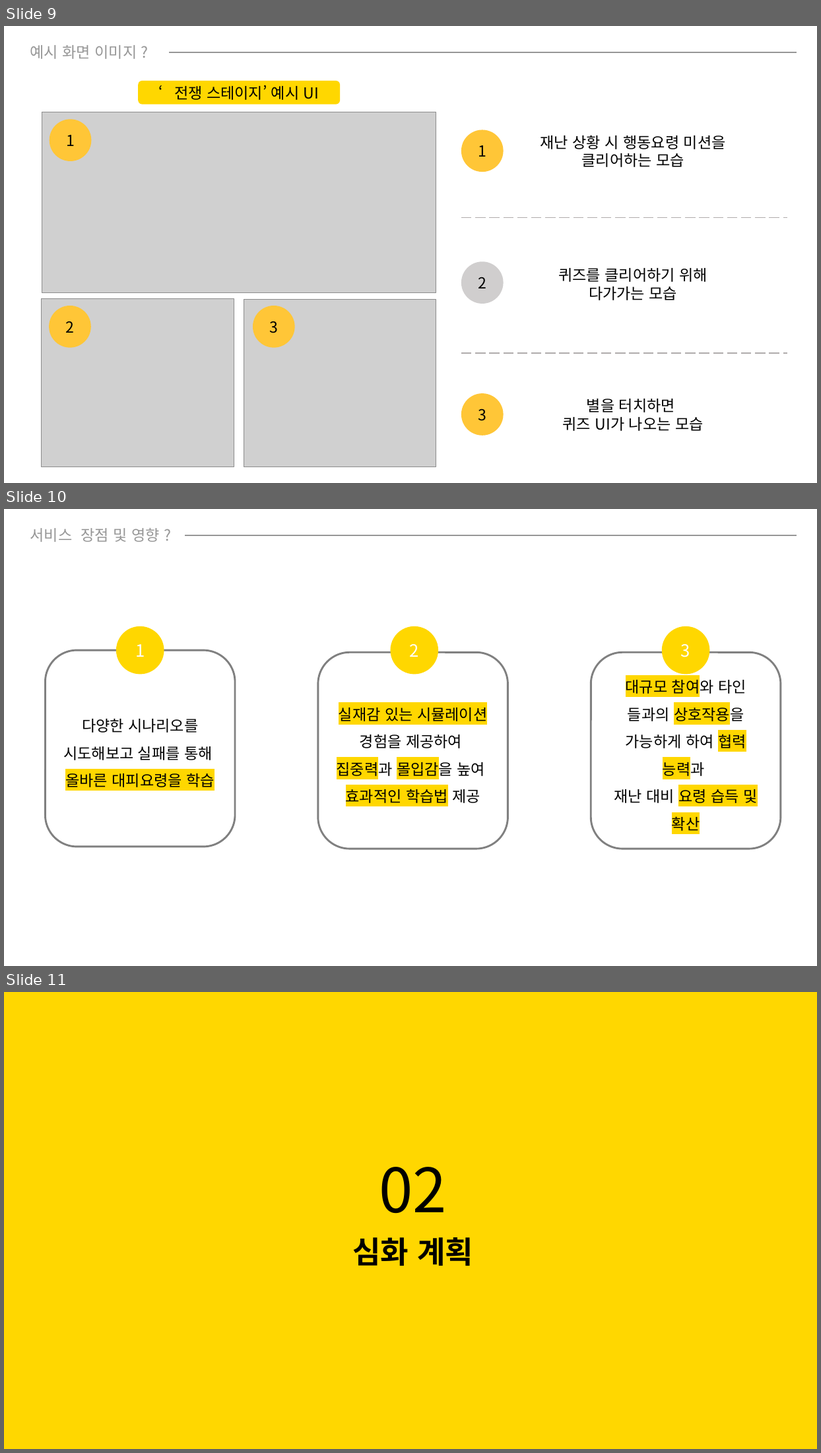
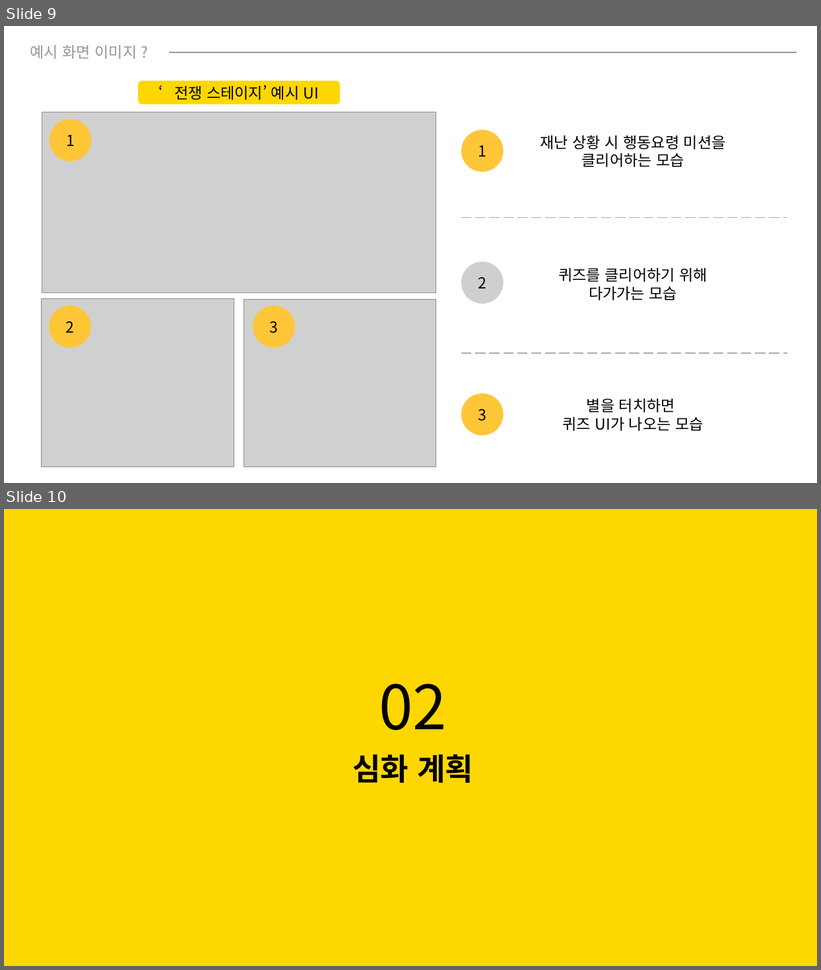
Before and after one commit to Khackathon/k-hackathon, a slide deck: 은아/(발표용)K-해커톤 ppt.pptx. Shown one above the other, each under a label of ours: slides 9, 10 and 11 before the commit, slides 9 and 10 after it. The pictures are 821x1453 and 821x970 pixels, drawn with LibreOffice and Linux fonts; fonts in the diff are those of the drawing; grey boxes stand for pictures. Boxes give left, top, right and bottom in pixels: in the first picture for what was removed or moved away, otherwise in the second. Text is boxed around its words. In the diff, an @@ line names an element or a change of style, - is before the commit and + after.

```diff
--- a/은아/(발표용)K-해커톤 ppt.pptx
+++ b/은아/(발표용)K-해커톤 ppt.pptx
@@ slide 10 removed at box(4, 509, 817, 966), background #FFFFFF @@
@@ text removed at box(30, 528, 160, 542) @@
-서비스 장점 및 영향 ?
@@ line removed from (185, 535) to (797, 535) @@
@@ group removed at box(46, 626, 781, 849): 3 rounded rectangles, 3 ellipses @@
-다양한 시나리오를 시도해보고 실패를 통해
-올바른 대피요령을 학습
-실재감 있는 시뮬레이션 경험을 제공하여
-집중력과 몰입감을 높여
-효과적인 학습법 제공
-대규모 참여와 타인 들과의 상호작용을 가능하게 하여 협력 능력과
-재난 대비 요령 습득 및 확산
-1
-2
-3
@@ what was slide 11 is now slide 10 @@
```
Also in this commit, not shown: 1 slide changed.
